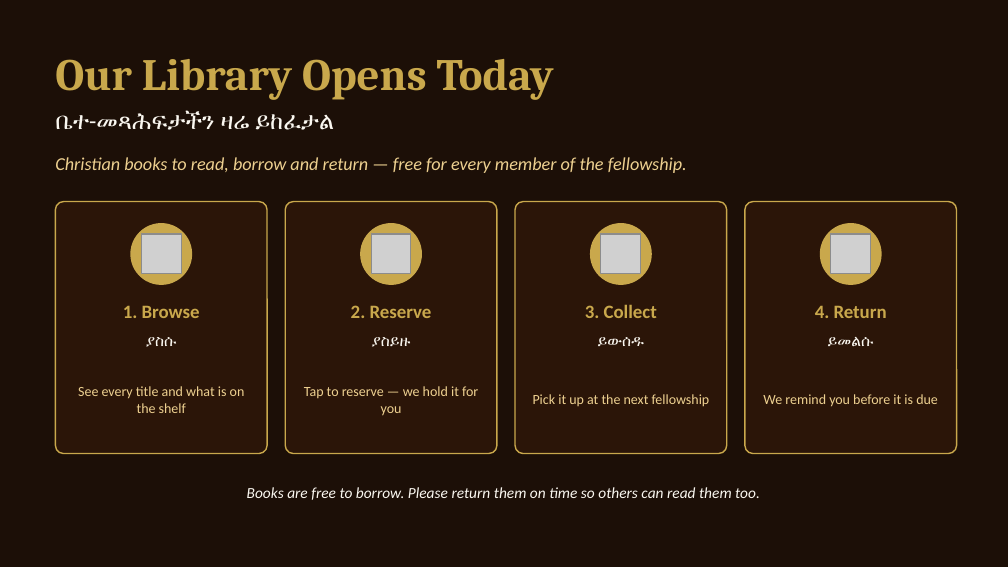
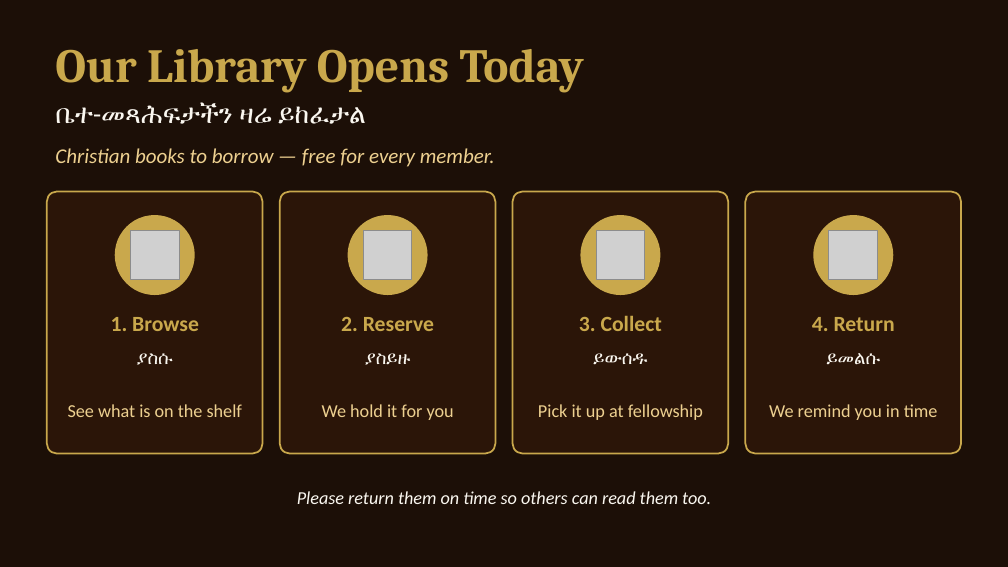
Before and after one commit to amenbekele1/Christian-Fellowship-Website, a slide deck: slide 8 of presentation/WETCF_Launch_Presentation.pptx. Drawn at 1008x567 pixels with LibreOffice and Linux fonts; fonts in the diff are those of the drawing; grey boxes stand for pictures. Boxes give left, top, right and bottom in pixels: in the first picture for what was removed or moved away, otherwise in the second. Text is boxed around its words. In the diff, an @@ line names an element or a change of style, - is before the commit and + after.

```diff
--- a/presentation/WETCF_Launch_Presentation.pptx
+++ b/presentation/WETCF_Launch_Presentation.pptx
@@ text "Our Library Opens Today": place and size @@
-text "Our Library Opens Today" at (55,59,554,100)
+text "Our Library Opens Today" at (55,49,584,93)
@@ text "Our Library Opens Today" at (55,49,584,93): size 32 to 34 pt @@
@@ text "ቤተ-መጻሕፍታችን ዛሬ ይከፈታል": place and size @@
-text "ቤተ-መጻሕፍታችን ዛሬ ይከፈታል" at (55,110,335,130)
+text "ቤተ-መጻሕፍታችን ዛሬ ይከፈታል" at (55,103,366,124)
@@ text "ቤተ-መጻሕፍታችን ዛሬ ይከፈታል" at (55,103,366,124): size 17 to 19 pt @@
@@ text at (55,148,495,167): text changed; size 13 to 15 pt @@
-Christian books to read, borrow and return — free for every member of the fellowship.
+Christian books to borrow — free for every member.
@@ outline #C9A84C 1 pt to #C9A84C 1.25 pt; proportions changed in 4 elements at (512,192,728,454), (745,192,961,454), (279,192,495,454), (47,192,263,454) @@
@@ rounded rectangle: place and size @@
-rounded rectangle at (55,202,267,454)
+rounded rectangle at (47,192,263,454)
@@ rounded rectangle: place and size @@
-rounded rectangle at (285,202,497,454)
+rounded rectangle at (279,192,495,454)
@@ rounded rectangle: place and size @@
-rounded rectangle at (515,202,727,454)
+rounded rectangle at (512,192,728,454)
@@ rounded rectangle: place and size @@
-rounded rectangle at (745,202,957,454)
+rounded rectangle at (745,192,961,454)
@@ ellipse: place and size @@
-ellipse at (131,224,192,284)
+ellipse at (116,216,195,294)
@@ picture: place and size @@
-picture at (141,234,181,274)
+picture at (130,231,178,279)
@@ ellipse: place and size @@
-ellipse at (361,224,421,284)
+ellipse at (349,216,427,294)
@@ picture: place and size @@
-picture at (371,234,411,274)
+picture at (363,231,411,279)
@@ ellipse: place and size @@
-ellipse at (591,224,651,284)
+ellipse at (581,216,659,294)
@@ picture: place and size @@
-picture at (601,234,641,274)
+picture at (596,231,644,279)
@@ ellipse: place and size @@
-ellipse at (821,224,881,284)
+ellipse at (813,216,892,294)
@@ picture: place and size @@
-picture at (831,234,871,274)
+picture at (829,231,877,279)
@@ size 13.5 to 15.5 pt in 4 elements at (579,316,662,331), (812,317,895,331), (341,317,434,331), (111,317,199,331) @@
@@ text "1. Browse": place and size @@
-text "1. Browse" at (123,305,200,318)
+text "1. Browse" at (111,317,199,331)
@@ text "2. Reserve": place and size @@
-text "2. Reserve" at (351,305,432,318)
+text "2. Reserve" at (341,317,434,331)
@@ text "3. Collect": place and size @@
-text "3. Collect" at (585,305,657,318)
+text "3. Collect" at (579,316,662,331)
@@ text "4. Return": place and size @@
-text "4. Return" at (815,306,887,318)
+text "4. Return" at (812,317,895,331)
@@ size 11 to 13 pt in 4 elements at (593,353,647,365), (827,353,881,365), (365,353,410,365), (137,353,173,365) @@
@@ text "ያስሱ": place and size @@
-text "ያስሱ" at (146,337,177,347)
+text "ያስሱ" at (137,353,173,365)
@@ text "ያስይዙ": place and size @@
-text "ያስይዙ" at (372,337,411,347)
+text "ያስይዙ" at (365,353,410,365)
@@ text "ይውሰዱ": place and size @@
-text "ይውሰዱ" at (598,337,644,346)
+text "ይውሰዱ" at (593,353,647,365)
@@ text "ይመልሱ": place and size @@
-text "ይመልሱ" at (828,337,874,346)
+text "ይመልሱ" at (827,353,881,365)
@@ text at (68,404,242,417): text changed; size 10 to 13 pt @@
-See every title and what is on the shelf
+See what is on the shelf
@@ text at (322,404,454,420): text changed; size 10 to 13 pt @@
-Tap to reserve — we hold it for you
+We hold it for you
@@ text at (538,404,703,420): text changed; size 10 to 13 pt @@
-Pick it up at the next fellowship
+Pick it up at fellowship
@@ text at (769,404,938,420): text changed; size 10 to 13 pt @@
-We remind you before it is due
+We remind you in time
@@ text at (297,491,711,504): text changed; size 11 to 13 pt @@
-Books are free to borrow. Please return them on time so others can read them too.
+Please return them on time so others can read them too.
```
Also in this commit, not shown: 13 other slides changed, 1 other file.
